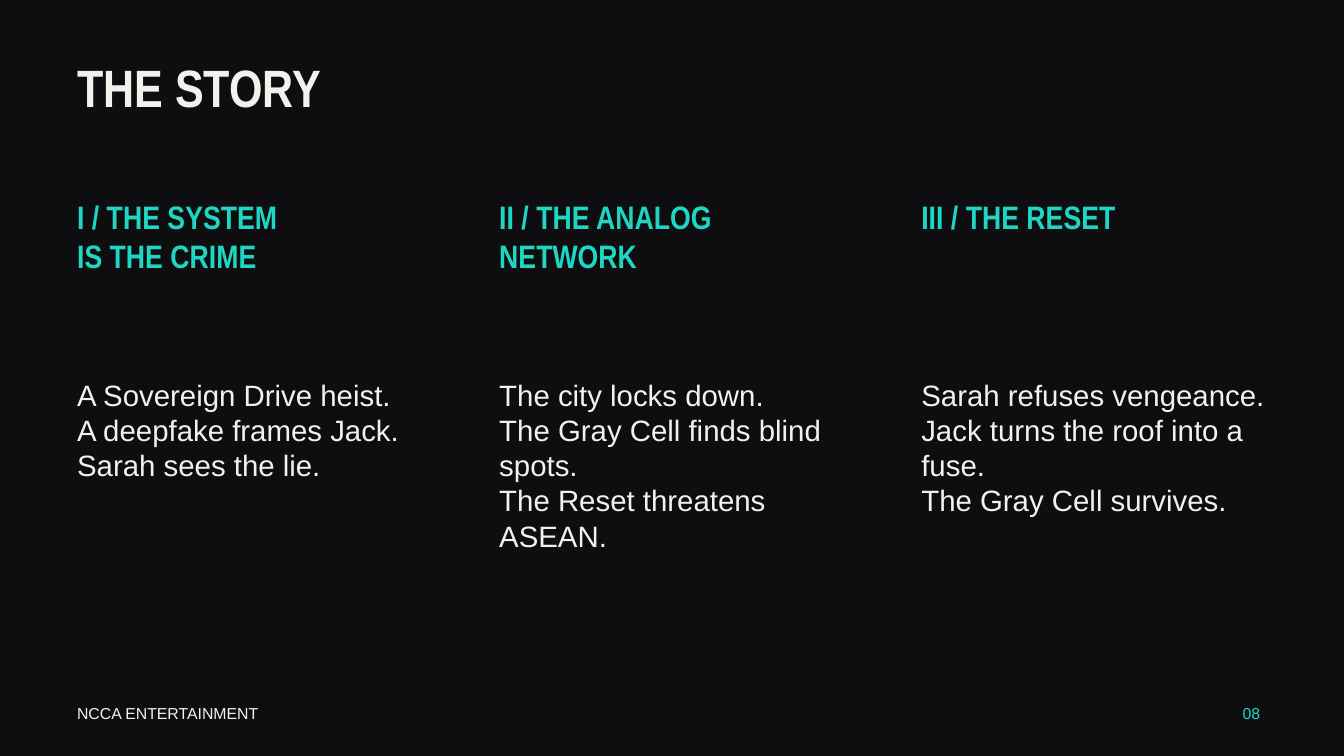
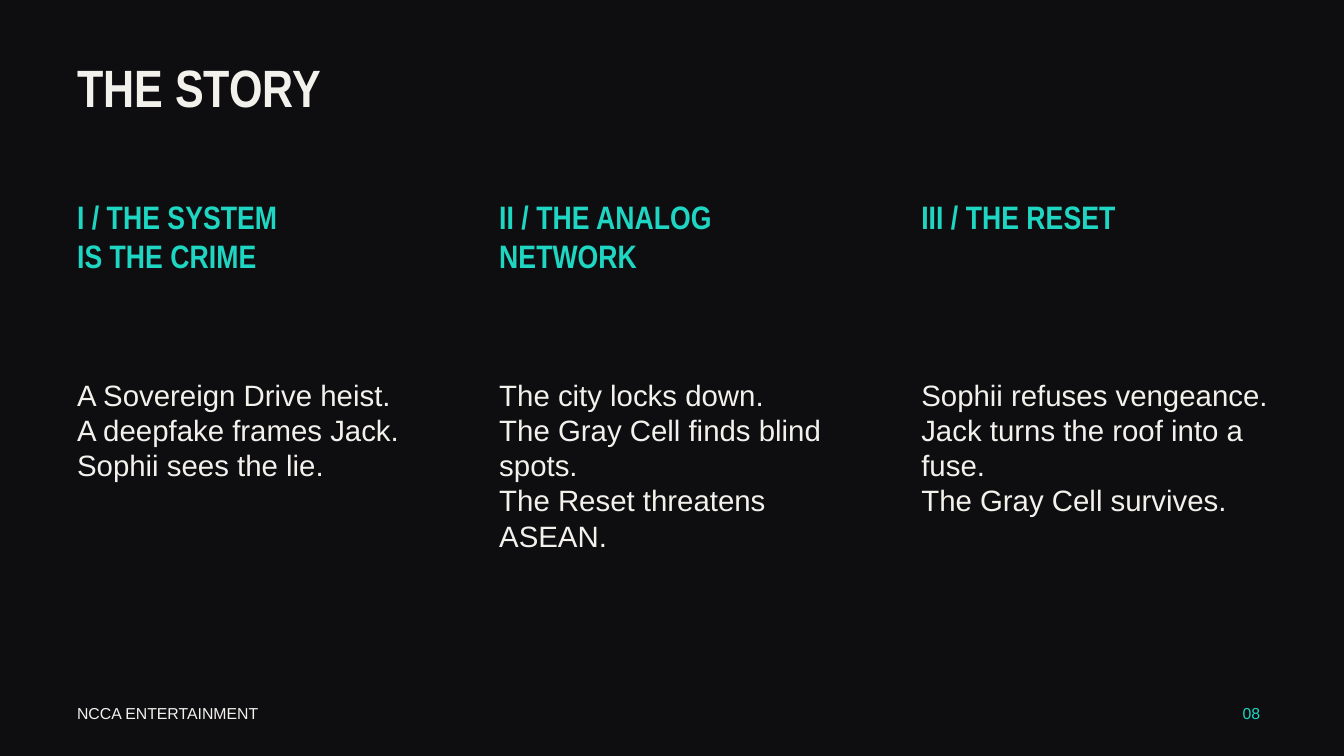
Before and after one commit to KellyT123-123/NCCA-ENTERTAINMENT, a slide deck: slide 8 of pitch-decks/lion-city-pitch-deck.pptx. Drawn at 1344x756 pixels with LibreOffice and Linux fonts; fonts in the diff are those of the drawing. Boxes give left, top, right and bottom in pixels: in the first picture for what was removed or moved away, otherwise in the second. Text is boxed around its words. In the diff, an @@ line names an element or a change of style, - is before the commit and + after.

```diff
--- a/pitch-decks/lion-city-pitch-deck.pptx
+++ b/pitch-decks/lion-city-pitch-deck.pptx
@@ text at (921, 384, 1268, 411): text changed @@
-Sarah refuses vengeance.
+Sophii refuses vengeance.
@@ text at (77, 454, 324, 482): text changed @@
-Sarah sees the lie.
+Sophii sees the lie.
```
Also in this commit, not shown: 2 other slides changed, 2 other files.
